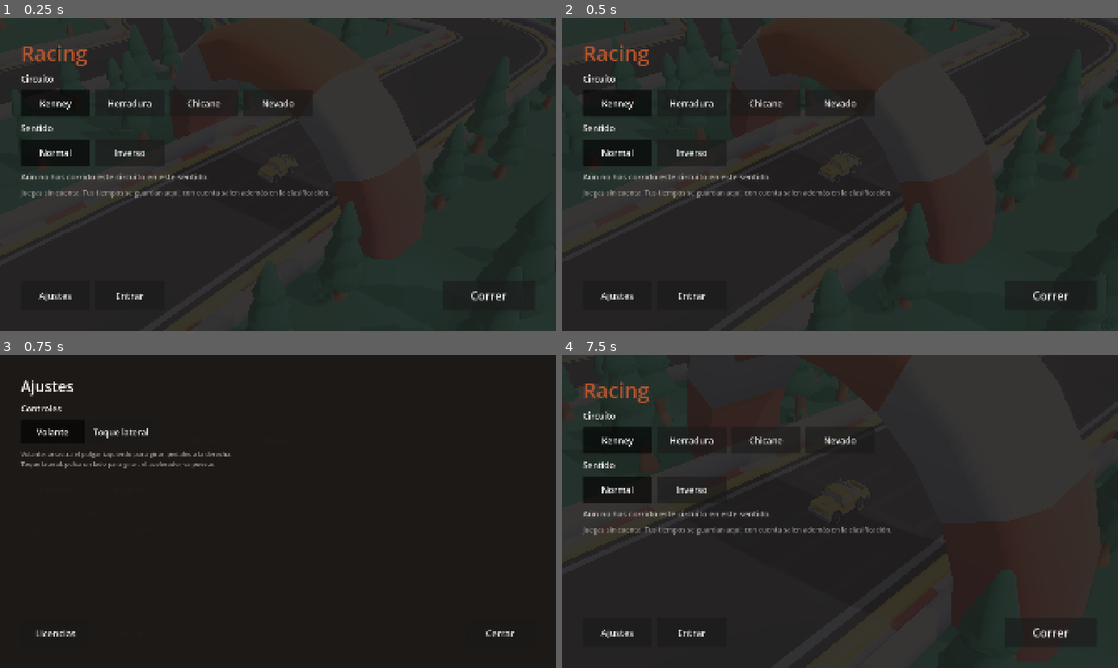
Above: before the commit, frames 1-4 (two rows, left to right).
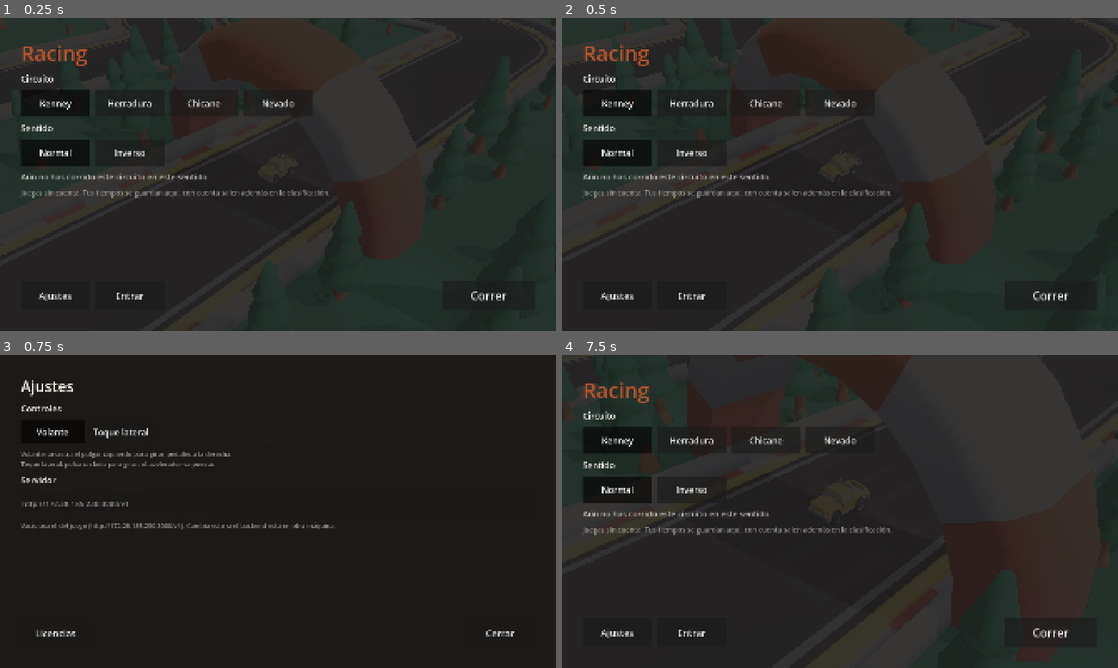
Above: after the commit, the same moments.

Repository: msalejandrojose/core
Game: Godot game, scene res://scenes/main.tscn
Two runs of this game, one before a commit and one after it. Both use one fixed random seed, a clock stepped at 60 frames per second and the inputs below.
Inputs:
- Up to frame 1 (0.25 s): no input
- Up to frame 2 (0.5 s): no input
- Up to frame 3 (0.75 s): click "Ajustes" at 0.5 s
- Up to frame 4 (7.5 s): click "Normal" at 1.25 s; click "Normal" at 2 s; click "Kenney" at 2.75 s; click "Herradura" at 3.5 s; click "Chicane" at 4.25 s; click "Nevado" at 5 s; click "Inverso" at 5.75 s; click "Entrar" at 6.5 s; click "Correr" at 7.25 s

Frames 1-2 are identical in both runs. In frame 3, 0.7% of the frame differs, in the area x 3-61%, y 38-56%; in frame 4, nothing differs.

Commit message:
feat(racing): cola offline de tiempos y endpoint configurable (TASK-205)
Un tiempo que no se puede subir ya no se pierde: se encola en disco y se
reintenta. El telefono pierde red a mitad de vuelta, o se corre en el metro; el
cronometro nunca depende del servidor, asi que el tiempo existe igual y lo
unico que hacia falta era que no se cayera por el camino.

Se guarda ANTES de intentar subirlo, no despues: un jugador que cierra el juego
tras su mejor vuelta del dia no puede perderla porque la app muriera a mitad de
la peticion.

La cola distingue tres finales, que es lo que evita los dos fallos clasicos:
- Fallo de red o sesion caducada: se deja tal cual y se reintenta luego.
- Rechazo del servidor: se DESCARTA. Reintentar un tiempo que el servidor ya
  ha dicho que no vale atasca la cola para siempre.
- Tope de 200: al pasarse se tiran los mas antiguos, que importan menos que el
  de hoy, en vez de llenar el disco tras meses sin conexion.

Entrar en la cuenta dispara un vaciado: es el momento natural para soltar lo
que quedo pendiente de una sesion caducada.

El test SI simula, y aqui esta justificado al reves que en api_client_test: lo
que se prueba es que pasa cuando el servidor NO esta o cuando rechaza, y contra
la API real solo se puede probar el camino feliz, que no es el interesante de
una cola. El servidor falso es un TCPServer de verdad hablando HTTP, asi que se
ejercita el cliente entero, sockets incluidos.

ENDPOINT. Apunta por defecto a la IP de ZeroTier del PC de desarrollo, y ademas
se puede cambiar desde Ajustes sin recompilar: reinstalar la app solo para
tocar una URL es un ciclo demasiado lento probando en dispositivo.

DOCKERFILE. Arreglado el fallo que dejaba la imagen de la API sin construir
desde hace semanas: instalaba con `--filter @core/api...`, que incluye las
dependencias internas, pero nunca copiaba `packages/` al contexto, asi que
pnpm no podia resolver @core/shared-types. Ahora se copian y se compilan con
`--filter @core/api... build`. Es un fallo de main, como el de @sentry/node.

Y un fallo propio encontrado leyendo el codigo, que ningun test cazaba: un
open_menu() duplicado en _on_settings_changed hacia que cambiar el esquema de
control desde Ajustes en mitad de una carrera te echara a la pantalla de inicio.

Suite: 171 comprobaciones.

Co-Authored-By: Claude Opus 5 <noreply@anthropic.com>

Diff:
--- a/apps/game/project.godot
+++ b/apps/game/project.godot
@@ -30,6 +30,7 @@
 Api="*res://scripts/net/api_client.gd"
 Session="*res://scripts/state/session.gd"
 RacingApi="*res://scripts/net/racing_api.gd"
+LapQueue="*res://scripts/state/lap_queue.gd"
 
 [display]
 
@@ -43,9 +44,12 @@
 
 [racing]
 
-; Dónde vive la API. En un móvil real `localhost` es el propio teléfono, así que
-; para probar contra el ordenador hay que poner aquí su IP en la red local.
-api/base_url="http://localhost:3000/v1"
+; Dónde vive la API por defecto. En un móvil `localhost` es el propio teléfono,
+; así que apunta a la IP del PC de desarrollo en la red ZeroTier.
+;
+; Es solo el valor inicial: se puede cambiar desde Ajustes sin recompilar, que
+; es lo que hace falta cuando el backend se mueve o se prueba contra otro.
+api/base_url="http://172.28.185.230:3000/v1"
 
 [filesystem]
 
--- a/apps/game/scripts/net/api_client.gd
+++ b/apps/game/scripts/net/api_client.gd
@@ -27,8 +27,19 @@
 
 
 func _ready() -> void:
+	refresh_base_url()
+	GameSettings.changed.connect(refresh_base_url)
+
+
+## Lo elegido en Ajustes manda sobre el valor del proyecto.
+func refresh_base_url() -> void:
+	var configured := ""
 	if ProjectSettings.has_setting(BASE_URL_SETTING):
-		base_url = str(ProjectSettings.get_setting(BASE_URL_SETTING))
+		configured = str(ProjectSettings.get_setting(BASE_URL_SETTING))
+
+	base_url = GameSettings.api_base_url if GameSettings.api_base_url != "" else configured
+	if base_url == "":
+		base_url = DEFAULT_BASE_URL
 
 
 func get_json(path: String, authorized: bool = true) -> ApiResponse:
--- a/apps/game/scripts/race/race_director.gd
+++ b/apps/game/scripts/race/race_director.gd
@@ -176,13 +176,12 @@
 	restart()
 	# Cambiar de circuito desde el menú no debe soltar el coche: se reconstruye
 	# la pista para verla de fondo, pero la salida sigue congelada.
+	#
+	# Y NO se abre el menú aquí: cambiar el esquema de control desde Ajustes en
+	# mitad de una carrera te echaría a la pantalla de inicio.
 	if main_menu.visible:
 		set_process(false)
 		VehicleInput.locked = true
-
-	# Se arranca en el menú: el juego no empieza a contar sin que nadie haya
-	# dicho a qué circuito quiere jugar.
-	open_menu()
 
 
 func _on_sector_completed(sector: int, split_ms: int) -> void:
@@ -200,14 +199,6 @@
 
 	# La marca local se guarda SIEMPRE, haya cuenta o no y haya red o no. Subirla
 	# es un extra: el juego no puede quedarse esperando a un servidor justo
-	# después de cruzar la meta.
+	# después de cruzar la meta, así que se encola y ya se ocupa la cola.
 	if Session.is_logged_in():
-		_upload_lap(duration_ms, splits_ms)
-
-
-func _upload_lap(duration_ms: int, splits_ms: Array) -> void:
-	var response = await RacingApi.submit_lap(record_key(), duration_ms, splits_ms)
-	if not response.ok:
-		# Sin cola de reintentos todavía (TASK-205): de momento solo se deja
-		# constancia, en vez de fingir que se subió.
-		push_warning("No se pudo subir la vuelta (%s): %s" % [response.code, response.message])
+		LapQueue.enqueue(record_key(), duration_ms, splits_ms)
--- a/apps/game/scripts/state/game_settings.gd
+++ b/apps/game/scripts/state/game_settings.gd
@@ -19,6 +19,11 @@
 var reverse: bool = false
 var track_id: String = TrackCatalog.DEFAULT_ID
 
+## Dirección de la API elegida en Ajustes. Vacía = la del proyecto. Existe para
+## poder apuntar a otro backend desde el propio móvil: recompilar y reinstalar
+## solo para cambiar una URL es un ciclo demasiado lento.
+var api_base_url: String = ""
+
 var _cfg := ConfigFile.new()
 
 
@@ -27,6 +32,7 @@
 	control_scheme = _cfg.get_value("controls", "scheme", ControlScheme.WHEEL)
 	reverse = _cfg.get_value("track", "reverse", false)
 	track_id = _cfg.get_value("track", "id", TrackCatalog.DEFAULT_ID)
+	api_base_url = _cfg.get_value("api", "base_url", "")
 	# Un circuito que ya no existe (renombrado, retirado) no debe dejar el juego
 	# sin pista: se cae al primero del catálogo.
 	if not TrackCatalog.ids().has(track_id):
@@ -46,6 +52,15 @@
 		return
 	track_id = id
 	_cfg.set_value("track", "id", id)
+	_save()
+
+
+func set_api_base_url(url: String) -> void:
+	var clean := url.strip_edges()
+	if clean == api_base_url:
+		return
+	api_base_url = clean
+	_cfg.set_value("api", "base_url", clean)
 	_save()
 
 
--- /dev/null
+++ b/apps/game/scripts/state/lap_queue.gd
@@ -0,0 +1,118 @@
+extends Node
+
+## Cola de tiempos pendientes de subir. Autoload registrado como `LapQueue`.
+##
+## El teléfono pierde red a mitad de vuelta, o el jugador corre en el metro. El
+## cronómetro nunca depende del servidor, así que el tiempo existe igual: lo que
+## hace falta es que no se pierda por el camino.
+##
+## Sobrevive a cerrar la app: se guarda en disco al encolar y al vaciar, no solo
+## en memoria. Un jugador que cierra el juego tras su mejor vuelta del día no
+## puede perderla.
+
+const PATH := "user://pending_laps.cfg"
+
+## Cada cuánto se reintenta. Corto no ayuda: si no hay red, no hay red.
+const RETRY_INTERVAL_S := 20.0
+
+## Tope de la cola. Sin él, meses sin conexión llenarían el disco. Al pasarse se
+## tiran los MÁS ANTIGUOS: un tiempo viejo importa menos que el de hoy.
+const MAX_PENDING := 200
+
+signal changed()
+
+var _pending: Array = []
+var _sending := false
+var _elapsed := 0.0
+
+
+func _ready() -> void:
+	_load()
+
+
+func _process(delta: float) -> void:
+	if _pending.is_empty() or _sending or not Session.is_logged_in():
+		return
+
+	_elapsed += delta
+	if _elapsed < RETRY_INTERVAL_S:
+		return
+
+	_elapsed = 0.0
+	flush()
+
+
+func pending_count() -> int:
+	return _pending.size()
+
+
+## Encola un tiempo y trata de subirlo ya. Se guarda ANTES de intentarlo: si la
+## app muere a mitad del envío, el tiempo sigue estando.
+func enqueue(track_key: String, duration_ms: int, splits_ms: Array) -> void:
+	_pending.append({
+		"track": track_key,
+		"duration_ms": duration_ms,
+		"splits_ms": splits_ms,
+	})
+
+	while _pending.size() > MAX_PENDING:
+		_pending.pop_front()
+
+	_save()
+	changed.emit()
+	flush()
+
+
+## Intenta subir todo lo pendiente, en orden.
+func flush() -> void:
+	if _sending or _pending.is_empty() or not Session.is_logged_in():
+		return
+
+	_sending = true
+
+	while not _pending.is_empty():
+		var lap: Dictionary = _pending[0]
+		var response = await RacingApi.submit_lap(
+			lap["track"], lap["duration_ms"], lap["splits_ms"])
+
+		if response.ok:
+			_pending.pop_front()
+			continue
+
+		# Un fallo de red es temporal: se deja la cola tal cual y se reintenta
+		# luego. Si además la sesión ha caducado, tampoco tiene sentido seguir
+		# gastando peticiones hasta que el jugador vuelva a entrar.
+		if response.is_network_error() or response.is_unauthorized():
+			break
+
+		# Cualquier otro rechazo es definitivo: el servidor ya ha dicho que ese
+		# tiempo no le vale, y reintentarlo mil veces no lo va a cambiar. Se
+		# descarta para no atascar la cola con algo que nunca va a entrar.
+		push_warning("Tiempo descartado (%s): %s" % [response.code, response.message])
+		_pending.pop_front()
+
+	_sending = false
+	_save()
+	changed.emit()
+
+
+func clear() -> void:
+	_pending.clear()
+	_save()
+	changed.emit()
+
+
+# --- Persistencia -------------------------------------------------------------
+
+func _load() -> void:
+	var cfg := ConfigFile.new()
+	if cfg.load(PATH) != OK:
+		return
+	var stored: Variant = cfg.get_value("queue", "laps", [])
+	_pending = stored if stored is Array else []
+
+
+func _save() -> void:
+	var cfg := ConfigFile.new()
+	cfg.set_value("queue", "laps", _pending)
+	cfg.save(PATH)
--- a/apps/game/scripts/state/session.gd
+++ b/apps/game/scripts/state/session.gd
@@ -73,3 +73,7 @@
 	_cfg.set_value("session", "email", email)
 	_cfg.save(PATH)
 	changed.emit()
+
+	# Entrar es el momento natural para soltar lo que quedó pendiente: puede
+	# haber tiempos corridos sin cuenta o con la sesión caducada.
+	LapQueue.flush()
--- a/apps/game/scripts/ui/settings_screen.gd
+++ b/apps/game/scripts/ui/settings_screen.gd
@@ -46,6 +46,25 @@
 	column.add_child(_label(
 		"Volante: arrastra el pulgar izquierdo para girar, pedales a la derecha.\n"
 		+ "Toque lateral: pulsa un lado para girar, el acelerador va puesto.", 22))
+
+	column.add_child(_label("Servidor", 30))
+
+	# Editable desde el propio móvil: recompilar y reinstalar solo para cambiar
+	# una URL es un ciclo demasiado lento cuando estás probando en dispositivo.
+	var server := LineEdit.new()
+	server.text = GameSettings.api_base_url
+	server.placeholder_text = Api.base_url
+	server.custom_minimum_size = Vector2(0, 80)
+	server.add_theme_font_size_override("font_size", 26)
+	server.text_submitted.connect(func(value: String) -> void:
+		GameSettings.set_api_base_url(value))
+	server.focus_exited.connect(func() -> void:
+		GameSettings.set_api_base_url(server.text))
+	column.add_child(server)
+
+	column.add_child(_label(
+		"Vacío usa el del juego (%s). Cambia esto si el backend está en otra máquina."
+		% Api.base_url, 22))
 
 	var spacer := Control.new()
 	spacer.size_flags_vertical = Control.SIZE_EXPAND_FILL
--- /dev/null
+++ b/apps/game/tests/lap_queue_test.gd
@@ -0,0 +1,147 @@
+extends Node
+
+const TestEnv := preload("res://tests/test_env.gd")
+
+## Prueba de la cola de tiempos pendientes:
+##
+##     godot --quit-after 2400 res://tests/lap_queue_test.tscn
+##
+## Aquí SÍ hace falta simular: lo que se prueba es qué pasa cuando el servidor
+## no está, o cuando rechaza. Contra la API real solo se puede probar el camino
+## feliz, y el camino feliz no es el interesante de una cola.
+##
+## El servidor falso es un `TCPServer` de verdad hablando HTTP: así se ejercita
+## el cliente entero, sockets incluidos, y no una versión de mentira suya.
+
+var _failures := 0
+var _server := TCPServer.new()
+var _port := 0
+## Qué contesta el servidor falso: 201 acepta, 422 rechaza para siempre.
+var _reply_status := 201
+var _requests := 0
+
+
+func _ready() -> void:
+	TestEnv.reset()
+	LapQueue.clear()
+
+	# Puerto libre elegido por el sistema.
+	_server.listen(0, "127.0.0.1")
+	_port = _server.get_local_port()
+	set_process(true)
+
+	# Sesión de mentira: la cola solo mira si hay token, no lo valida.
+	Session.access_token = "token-de-prueba"
+	Api.access_token = "token-de-prueba"
+	Api.base_url = "http://127.0.0.1:%d/v1" % _port
+
+	await _test_encola_y_sube()
+	await _test_sin_red_se_queda()
+	await _test_sobrevive_a_reiniciar()
+	await _test_rechazo_definitivo_no_atasca()
+	await _test_sin_sesion_no_se_pierde()
+
+	LapQueue.clear()
+	Session.logout()
+	_server.stop()
+
+	if _failures == 0:
+		print("\nOK")
+		get_tree().quit(0)
+	else:
+		print("\nFALLOS: %d" % _failures)
+		get_tree().quit(1)
+
+
+## Atiende las peticiones del cliente. Sin esto, el cliente se queda esperando.
+func _process(_delta: float) -> void:
+	while _server.is_connection_available():
+		var peer := _server.take_connection()
+		_requests += 1
+		var body := '{"lapTime":{},"personalBest":true,"position":1}'
+		if _reply_status != 201:
+			body = '{"code":"RACING_IMPLAUSIBLE_LAP_TIME","message":"no"}'
+		peer.put_data((
+			"HTTP/1.1 %d OK\r\nContent-Type: application/json\r\nContent-Length: %d\r\nConnection: close\r\n\r\n%s"
+			% [_reply_status, body.length(), body]).to_utf8_buffer())
+
+
+# --- Casos --------------------------------------------------------------------
+
+func _test_encola_y_sube() -> void:
+	_reply_status = 201
+	LapQueue.enqueue("kenney-01", 42350, [10120, 21400, 33900, 42350])
+	await _settle()
+
+	_check_eq(LapQueue.pending_count(), 0, "con servidor, la cola se vacía sola")
+
+
+func _test_sin_red_se_queda() -> void:
+	# Se apunta a un puerto donde no hay nadie: eso es quedarse sin red.
+	Api.base_url = "http://127.0.0.1:1/v1"
+	LapQueue.enqueue("kenney-01", 41000, [10000, 20000, 30000, 41000])
+	await _settle()
+
+	_check_eq(LapQueue.pending_count(), 1, "sin red el tiempo NO se pierde")
+
+
+func _test_sobrevive_a_reiniciar() -> void:
+	# Lo que hay en memoria tiene que estar también en disco: un jugador que
+	# cierra el juego tras su mejor vuelta del día no puede perderla.
+	var reloaded := ConfigFile.new()
+	var loaded := reloaded.load("user://pending_laps.cfg") == OK
+	_check(loaded, true, "la cola está escrita en disco")
+
+	var stored: Array = reloaded.get_value("queue", "laps", [])
+	_check_eq(stored.size(), 1, "y con el tiempo pendiente dentro")
+
+
+func _test_rechazo_definitivo_no_atasca() -> void:
+	# El servidor vuelve, pero rechaza. Reintentar un tiempo que el servidor ya
+	# ha dicho que no vale es atascar la cola para siempre.
+	Api.base_url = "http://127.0.0.1:%d/v1" % _port
+	_reply_status = 422
+	await LapQueue.flush()
+	await _settle()
+
+	_check_eq(LapQueue.pending_count(), 0, "un rechazo definitivo se descarta")
+
+
+func _test_sin_sesion_no_se_pierde() -> void:
+	_reply_status = 201
+	Session.access_token = ""
+	Api.access_token = ""
+
+	LapQueue.enqueue("kenney-01", 40000, [10000, 20000, 30000, 40000])
+	await _settle()
+	_check_eq(LapQueue.pending_count(), 1, "sin sesión se guarda, no se tira")
+
+	# Y al entrar se suelta lo pendiente.
+	Session.access_token = "token-de-prueba"
+	Api.access_token = "token-de-prueba"
+	await LapQueue.flush()
+	await _settle()
+	_check_eq(LapQueue.pending_count(), 0, "al entrar, se sube lo que quedaba")
+
+
+# --- Utilidades ---------------------------------------------------------------
+
+func _settle() -> void:
+	for i in 60:
+		await get_tree().process_frame
+
+
+func _check(got, want, label: String) -> void:
+	_report(got == want, label, want, got)
+
+
+func _check_eq(got, want, label: String) -> void:
+	_report(got == want, label, want, got)
+
+
+func _report(ok: bool, label: String, want, got) -> void:
+	if ok:
+		print("  ok   %s" % label)
+	else:
+		print("  FALLA %s — esperado %s, obtenido %s" % [label, want, got])
+		_failures += 1
--- /dev/null
+++ b/apps/game/tests/lap_queue_test.tscn
@@ -0,0 +1,6 @@
+[gd_scene load_steps=2 format=3]
+
+[ext_resource type="Script" path="res://tests/lap_queue_test.gd" id="1_q"]
+
+[node name="LapQueueTest" type="Node"]
+script = ExtResource("1_q")
Not shown, added: apps/game/scripts/state/lap_queue.gd.uid
Not shown, added: apps/game/tests/lap_queue_test.gd.uid
Not shown, changed: apps/api/Dockerfile
